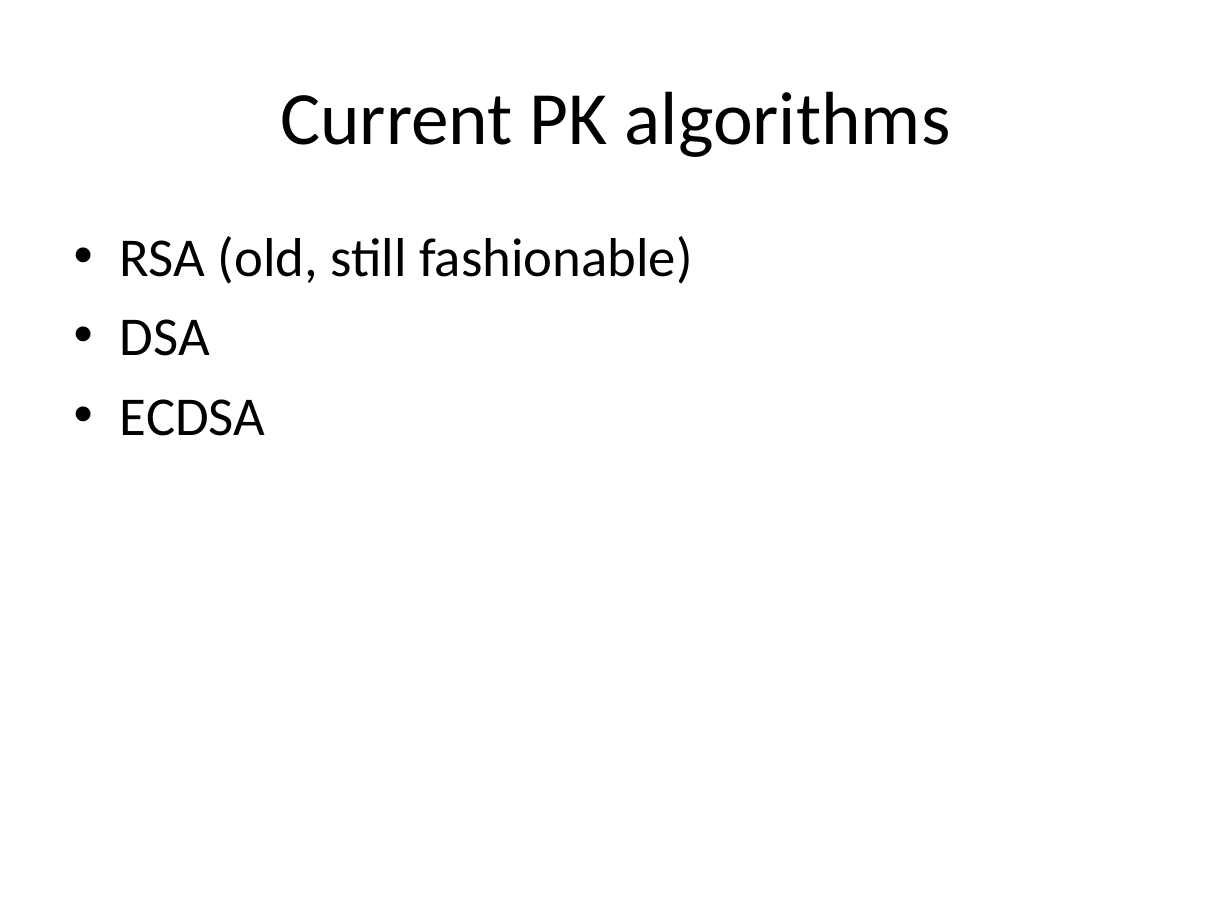
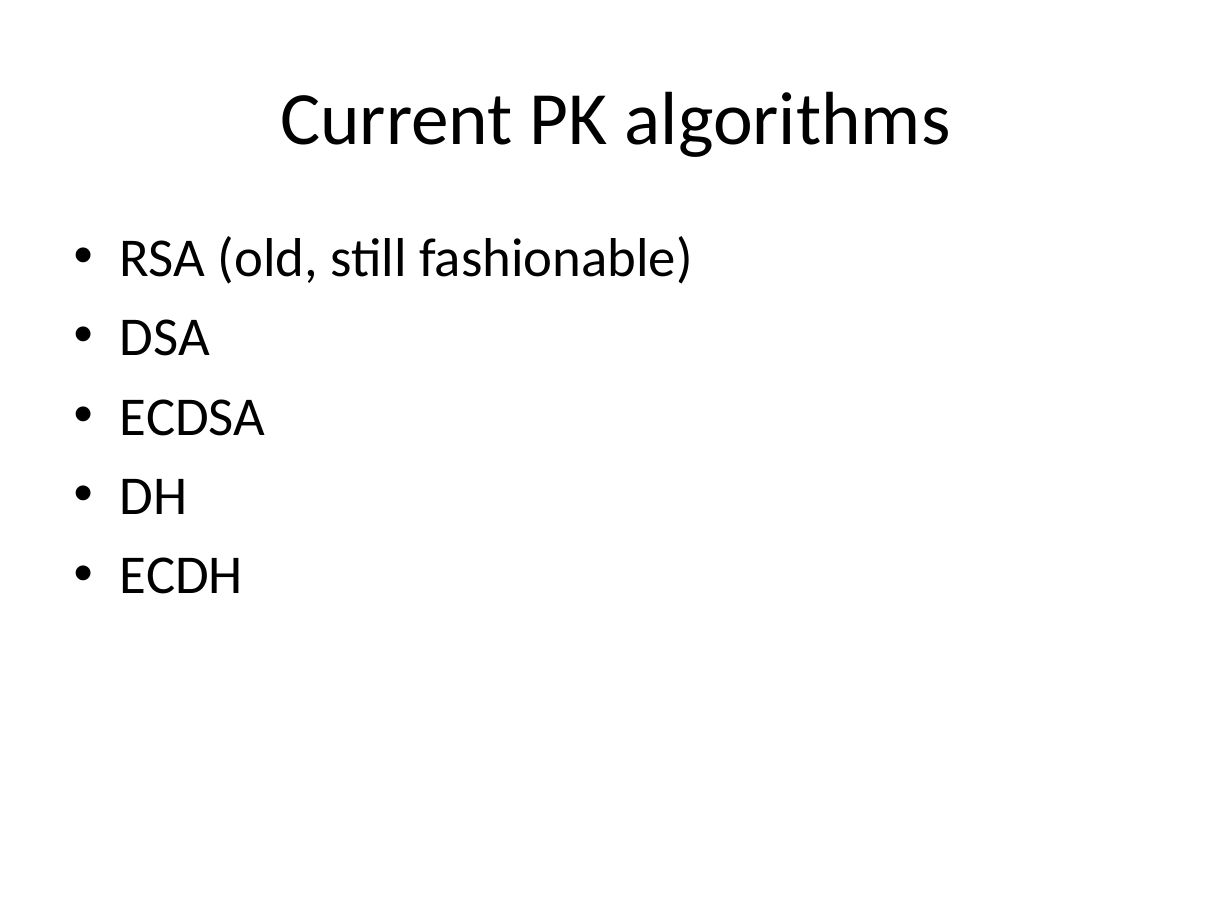
Before and after one commit to DeMaCS-UNICAL/NetworkSecurity, a slide deck: slide 10 of slides/ch09-Asymmetric-and-DH.ppt. Drawn at 1232x924 pixels with LibreOffice and Linux fonts; fonts in the diff are those of the drawing. Boxes give left, top, right and bottom in pixels: in the first picture for what was removed or moved away, otherwise in the second. Text is boxed around its words. In the diff, an @@ line names an element or a change of style, - is before the commit and + after.

```diff
--- a/slides/ch09-Asymmetric-and-DH.ppt
+++ b/slides/ch09-Asymmetric-and-DH.ppt
@@ text at (120,479,243,594): paragraphs added @@
+• DH
+• ECDH
```
Also in this commit, not shown: 1 other file.
